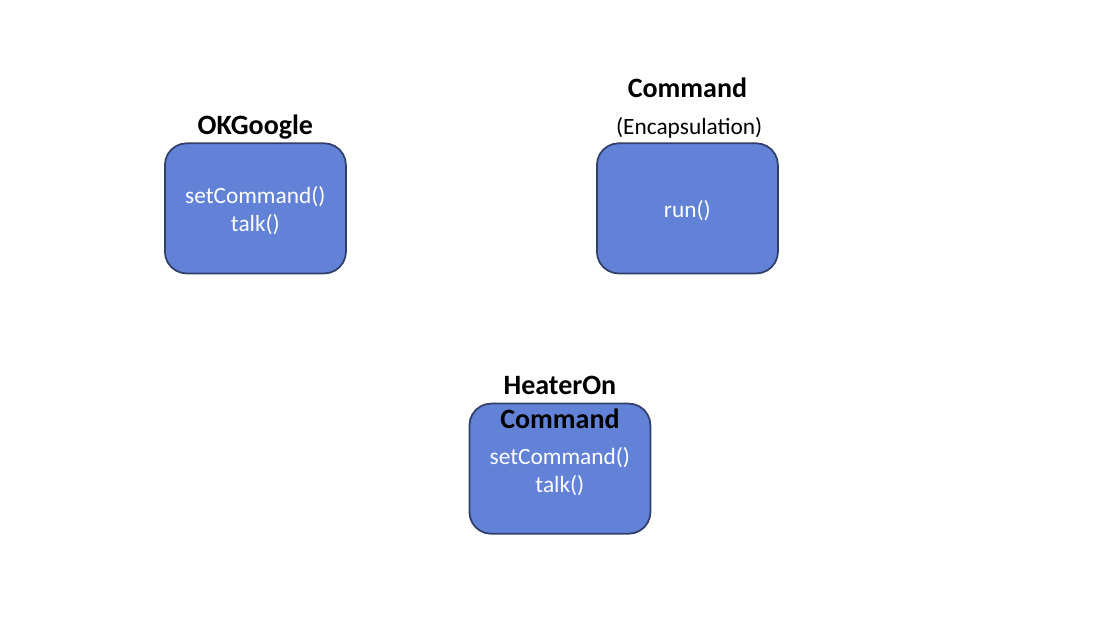
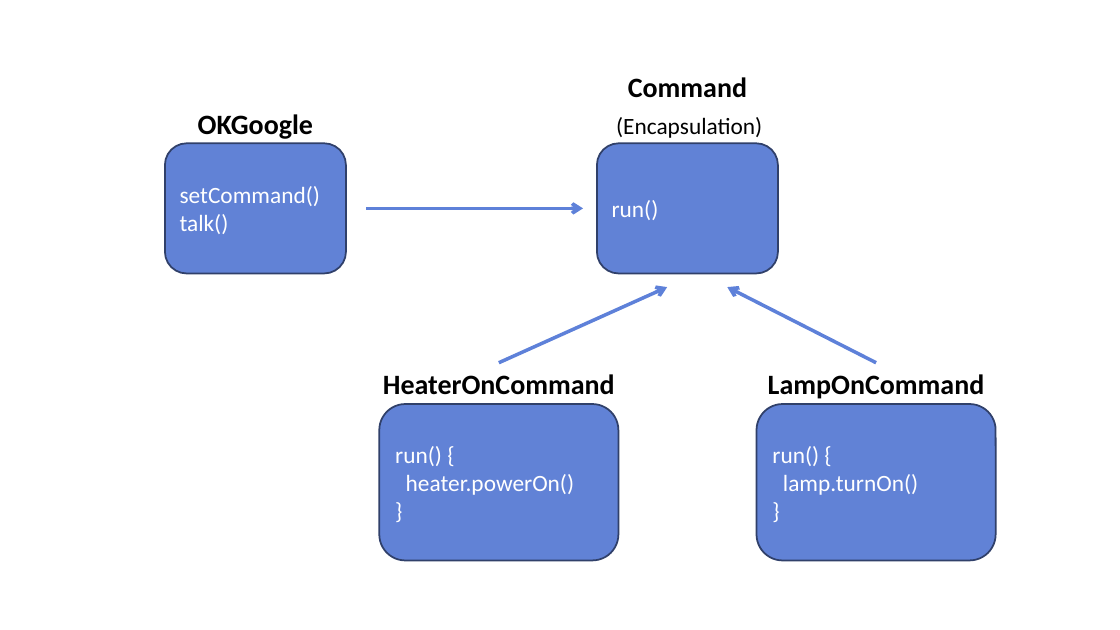
Before and after one commit to Nephelai/nephelai.github.io, a slide deck: slide 7 of etc/images.pptx. Drawn at 1120x630 pixels with LibreOffice and Linux fonts; fonts in the diff are those of the drawing. Boxes give left, top, right and bottom in pixels: in the first picture for what was removed or moved away, otherwise in the second. Text is boxed around its words. In the diff, an @@ line names an element or a change of style, - is before the commit and + after.

```diff
--- a/etc/images.pptx
+++ b/etc/images.pptx
@@ rounded rectangle "setCommand()" at (x1=165, y1=144, x2=346, y2=274): alignment centre to left @@
@@ rounded rectangle "run()" at (x1=597, y1=144, x2=779, y2=274): alignment centre to left @@
@@ arrow added from (366, 208) to (583, 208), #5E81D9 3 pt @@
@@ arrow added from (499, 363) to (667, 287), #5E81D9 3 pt @@
@@ arrow added from (876, 363) to (728, 287), #5E81D9 3 pt @@
@@ text "HeaterOnCommand" rewrapped from (x1=491, y1=362, x2=628, y2=437) to (x1=383, y1=374, x2=615, y2=395) @@
@@ text added at (x1=768, y1=374, x2=985, y2=399), 24 pt, text #000000, bold @@
+LampOnCommand
@@ rounded rectangle "run() {" resized from (x1=470, y1=404, x2=651, y2=534) to (x1=380, y1=404, x2=619, y2=560) @@
@@ rounded rectangle added at (x1=757, y1=404, x2=996, y2=560), fill #6182D6, outline #30416A 1.5 pt, 20 pt, text #FFFFFF @@
+run() {
+lamp.turnOn()
+}
@@ text in rounded rectangle at (x1=395, y1=446, x2=574, y2=495): text changed @@
-setCommand()
-talk()
+run() {
+heater.powerOn()
+}
```
Also in this commit, not shown: 1 slide added, 1 other file.
